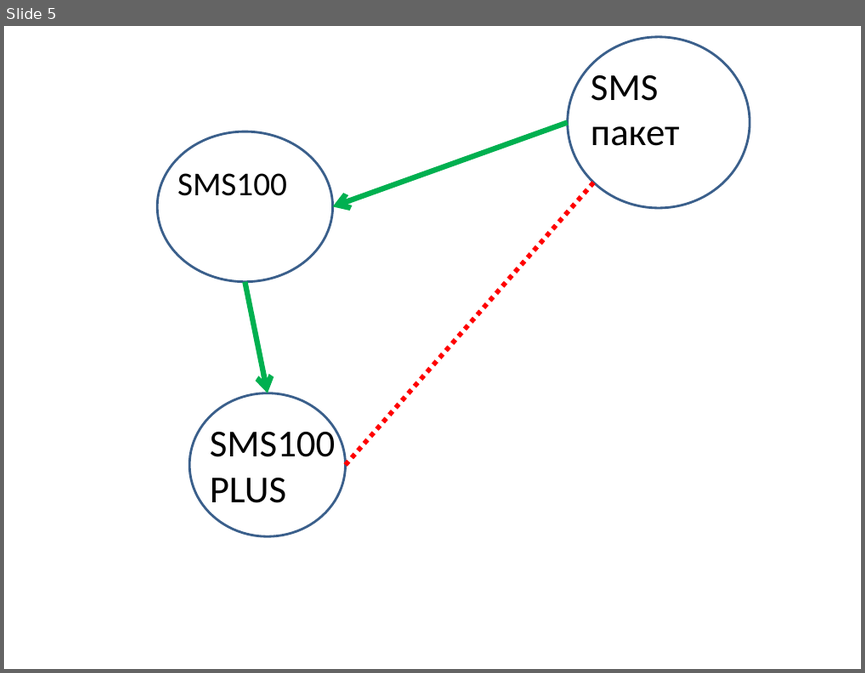
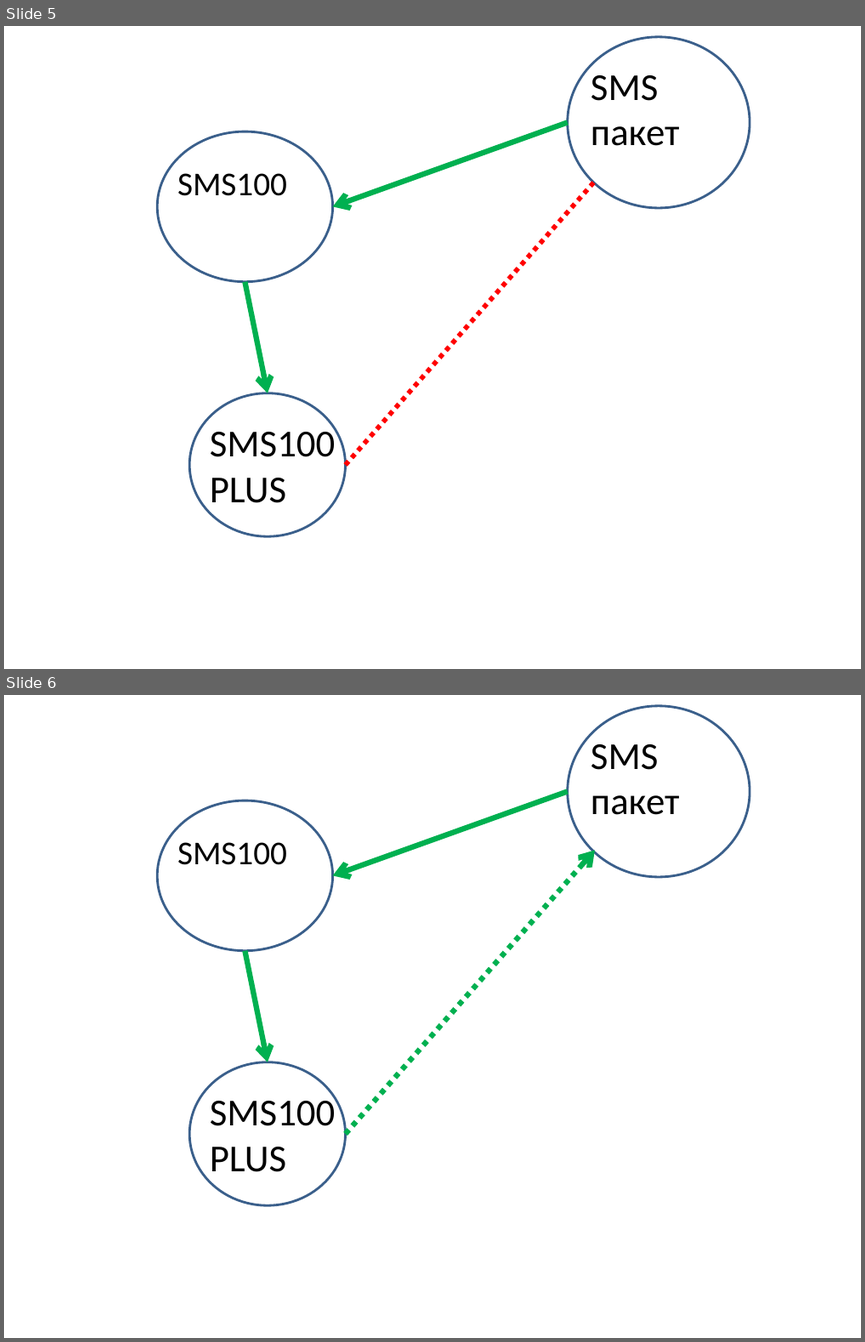
Before and after one commit to ag4work/FirstRepository, a slide deck: TechSolution/supported_files/опции.pptx. Shown one above the other, each under a label of ours: slide 5 before the commit, slides 5 and 6 after it. The pictures are 865x673 and 865x1342 pixels, drawn with LibreOffice and Linux fonts; fonts in the diff are those of the drawing. Boxes give left, top, right and bottom in pixels: in the first picture for what was removed or moved away, otherwise in the second. Text is boxed around its words. In the diff, an @@ line names an element or a change of style, - is before the commit and + after.

```diff
--- a/TechSolution/supported_files/опции.pptx
+++ b/TechSolution/supported_files/опции.pptx
@@ slide 6 added at (4, 695, 861, 1338), background #FFFFFF @@
@@ ellipse added at (567, 706, 749, 877), outline #3A5F8C 2 pt @@
@@ text added at (590, 744, 680, 815), 32 pt, text #000000 @@
+SMS
+пакет
@@ arrow added from (567, 792) to (333, 876), #00B050 4.5 pt @@
@@ ellipse added at (157, 800, 333, 950), outline #3A5F8C 2 pt @@
@@ text added at (177, 842, 287, 865), 28 pt, text #000000 @@
+SMS100
@@ arrow added from (345, 1134) to (595, 850), #00B050 4.5 pt dashed @@
@@ arrow added from (245, 950) to (267, 1061), #00B050 4.5 pt @@
@@ ellipse added at (190, 1061, 346, 1205), outline #3A5F8C 2 pt @@
@@ text added at (210, 1094, 336, 1172), 32 pt, text #000000 @@
+SMS100
+PLUS
```
Also in this commit, not shown: 17 other files.
